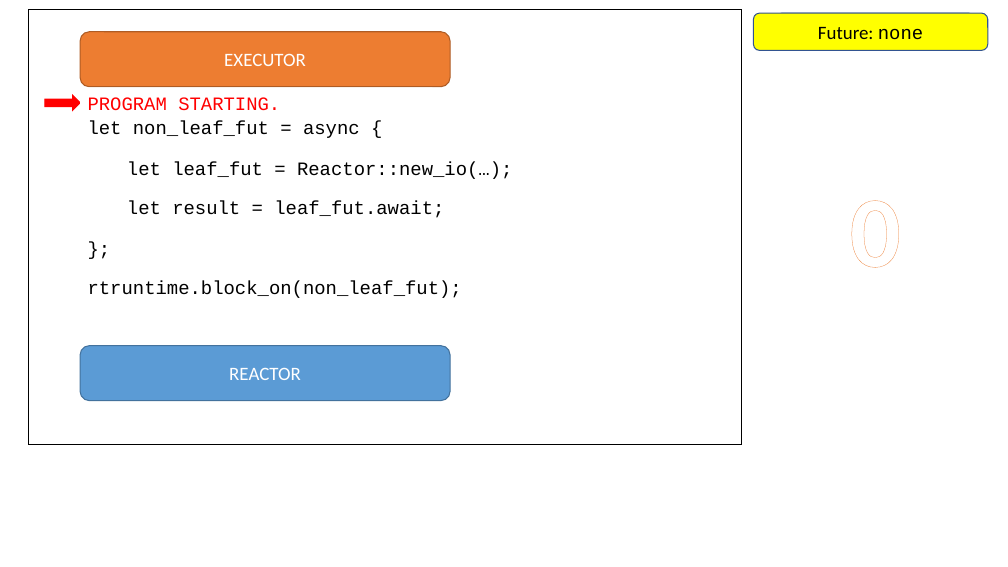
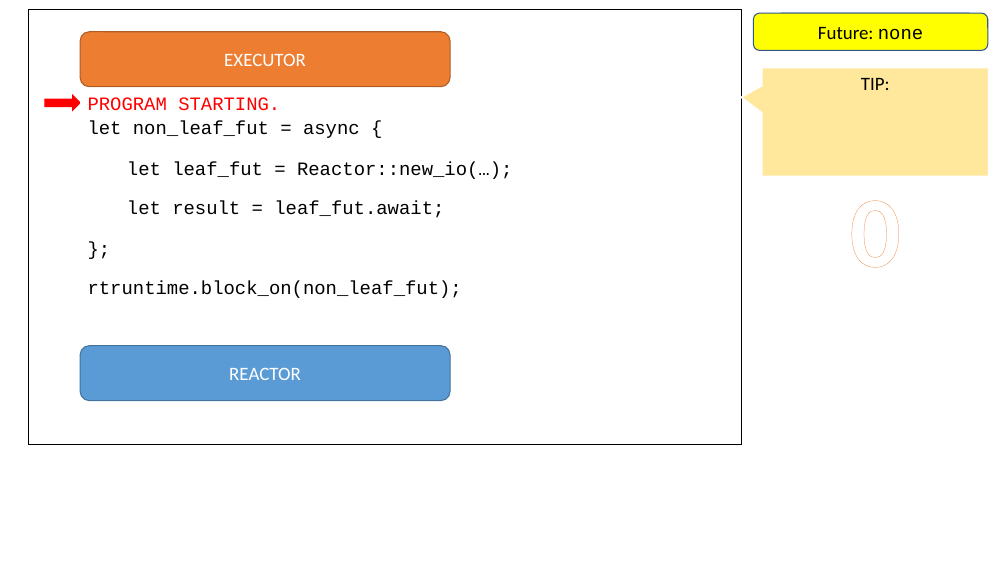
Before and after one commit to pedromfedricci/books-futures-explained, a slide deck: slide 1 of resources/futures_animation.pptx. Drawn at 1008x567 pixels with LibreOffice and Linux fonts; fonts in the diff are those of the drawing. Boxes give left, top, right and bottom in pixels: in the first picture for what was removed or moved away, otherwise in the second. Text is boxed around its words. In the diff, an @@ line names an element or a change of style, - is before the commit and + after.

```diff
--- a/resources/futures_animation.pptx
+++ b/resources/futures_animation.pptx
@@ speech box added at (x1=762, y1=67, x2=989, y2=176), fill #FFE79B, outline #FFFFFF 1.5 pt, 18 pt, text #000000 @@
+TIP:
```
Also in this commit, not shown: 16 other slides changed, 1 slide removed, 17 other files.
